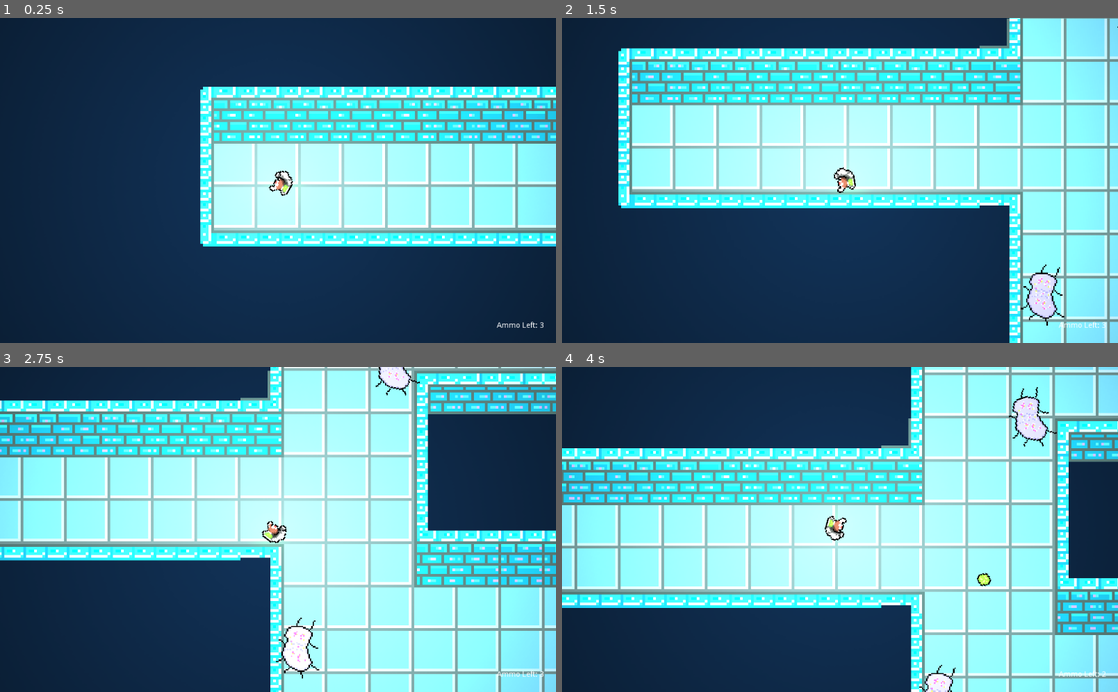
Above: before the commit, frames 1-4 (two rows, left to right).
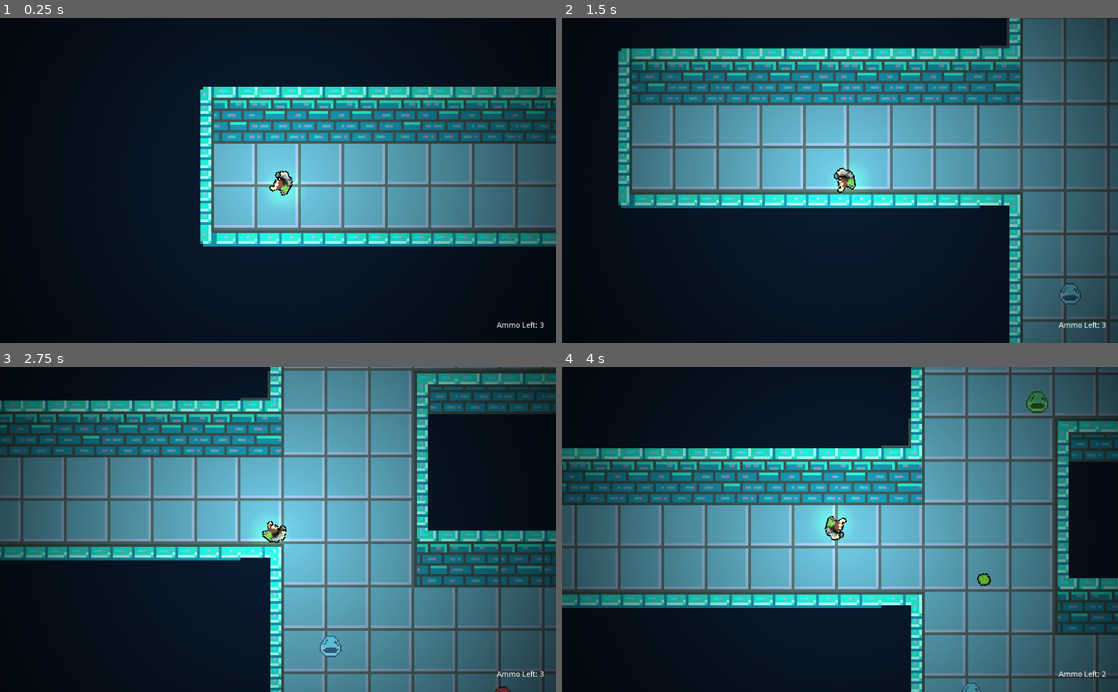
Above: after the commit, the same moments.

Repository: godofecht/Decomposition-Godofecht
Game: Godot game, scene res://World/World.tscn
Two runs of this game, one before a commit and one after it. Both use one fixed random seed, a clock stepped at 60 frames per second and the inputs below.
Inputs (mouse positions are in pixels of both pictures, inside the frame that each line leads up to):
- Up to frame 1 (0.25 s): no input
- Up to frame 2 (1.5 s): tap Enter at 0.5 s; move the mouse to (962, 164) at 0.52 s; hold Right 0.53-1.28 s; hold S (KEY_DOWN) 0.53-1.28 s; move the mouse to (728, 196) at 1.27 s; hold Down from 1.28 s (still down); tap A (KEY_LEFT) at 1.35 s
- Up to frame 3 (2.75 s): move the mouse to (333, 458) at 2.02 s; release Down at 2.03 s; hold Right from 2.03 s (still down); hold D (KEY_RIGHT) from 2.03 s (still down)
- Up to frame 4 (4 s): move the mouse to (812, 594) at 2.77 s; release Right at 2.78 s; release D (KEY_RIGHT) at 2.78 s; hold Up 2.78-3.53 s; tap W (KEY_UP) at 2.85 s; move the mouse to (1006, 578) at 3.52 s; hold Left from 3.53 s (still down); click (1006, 578) at 3.6 s

The runs differ from the first frame. In frame 1, 100% of the frame differs, in the area x 0-100%, y 0-100%; in frame 2, 100%; in frame 3, 100%; in frame 4, 100%.

Commit message:
changed bacteria sprites

Diff:
--- a/Bacteria/Bacteria.gd
+++ b/Bacteria/Bacteria.gd
@@ -14,6 +14,9 @@
 onready var CrystalDropSFX = $"../CrystalDropSFX"
 
 var dead = false
+
+func _integrate_forces(state):
+	inertia = 1000000
 
 func _ready() -> void:
 	var impulseForce = 25
--- a/Bacteria/Bacteria.tscn
+++ b/Bacteria/Bacteria.tscn
@@ -1,17 +1,22 @@
-[gd_scene load_steps=9 format=2]
+[gd_scene load_steps=10 format=2]
 
 [ext_resource path="res://Bacteria/Bacteria.gd" type="Script" id=1]
 [ext_resource path="res://Bacteria/SFX/Enemy - Vocal 1.ogg" type="AudioStream" id=2]
 [ext_resource path="res://Bacteria/SFX/Enemy - Bullet Hit.ogg" type="AudioStream" id=3]
 [ext_resource path="res://Bacteria/SFX/Enemy - Break Apart.ogg" type="AudioStream" id=4]
-[ext_resource path="res://Bacteria/bacteria.png" type="Texture" id=5]
+[ext_resource path="res://Bacteria/Slimes.png" type="Texture" id=5]
 
-[sub_resource type="RectangleShape2D" id=1]
-extents = Vector2( 0.50613, 0.485907 )
+[sub_resource type="PhysicsMaterial" id=5]
+friction = 200.0
+rough = true
+bounce = 1.0
+
+[sub_resource type="CircleShape2D" id=4]
+radius = 0.493964
 
 [sub_resource type="CapsuleShape2D" id=2]
-radius = 0.019449
-height = 0.0431613
+radius = 0.0282473
+height = 0.00549048
 
 [sub_resource type="Animation" id=3]
 resource_name = "Death"
@@ -34,17 +39,22 @@
 [node name="Enemy" type="RigidBody2D"]
 collision_layer = 4
 collision_mask = 15
+physics_material_override = SubResource( 5 )
+linear_damp = 2.0
+angular_damp = 1.0
 script = ExtResource( 1 )
 
 [node name="Sprite" type="Sprite" parent="."]
 position = Vector2( 1.03317, 0.966829 )
 texture = ExtResource( 5 )
-hframes = 2
+vframes = 4
+hframes = 4
+frame = 13
 
 [node name="Collision" type="CollisionShape2D" parent="."]
 position = Vector2( 0.0649073, -0.34737 )
 scale = Vector2( 20, 20 )
-shape = SubResource( 1 )
+shape = SubResource( 4 )
 
 [node name="ImpactArea" type="Area2D" parent="."]
 scale = Vector2( 20, 20 )
--- a/World/World.tscn
+++ b/World/World.tscn
@@ -1,86 +1,73 @@
-[gd_scene load_steps=75 format=2]
+[gd_scene load_steps=80 format=2]
 
 [ext_resource path="res://Player/Player.tscn" type="PackedScene" id=1]
 [ext_resource path="res://World/Cell_wall.png" type="Texture" id=2]
 [ext_resource path="res://Shader/Rectangle 1.png" type="Texture" id=3]
-[ext_resource path="res://World/BackgroundSounds/Ambience 1.wav" type="AudioStream" id=4]
 [ext_resource path="res://Bacteria/Bacteria.tscn" type="PackedScene" id=5]
 [ext_resource path="res://World/World.gd" type="Script" id=6]
 [ext_resource path="res://World/BackgroundSounds/Music 1.wav" type="AudioStream" id=7]
 [ext_resource path="res://Crystal/Enemy - Drop Crystal.ogg" type="AudioStream" id=10]
 
-[sub_resource type="OccluderPolygon2D" id=49]
-polygon = PoolVector2Array( 0, 0, 16, 0, 16, 16, 0, 16 )
-
-[sub_resource type="ConvexPolygonShape2D" id=7]
-points = PoolVector2Array( 0, 0, 16, 0, 16, 16, 0, 16 )
-
-[sub_resource type="OccluderPolygon2D" id=50]
+[sub_resource type="OccluderPolygon2D" id=1]
+polygon = PoolVector2Array( 0, 0, 16, 0, 16, 16, 0, 16 )
+
+[sub_resource type="ConvexPolygonShape2D" id=2]
+points = PoolVector2Array( 0, 0, 16, 0, 16, 16, 0, 16 )
+
+[sub_resource type="OccluderPolygon2D" id=3]
+polygon = PoolVector2Array( 0, 0, 16, 0, 16, 16, 0, 16 )
+
+[sub_resource type="ConvexPolygonShape2D" id=4]
+points = PoolVector2Array( 0, 0, 16, 0, 16, 16, 0, 16 )
+
+[sub_resource type="OccluderPolygon2D" id=5]
+polygon = PoolVector2Array( 0, 0, 16, 0, 16, 16, 0, 16 )
+
+[sub_resource type="ConvexPolygonShape2D" id=6]
+points = PoolVector2Array( 0, 0, 16, 0, 16, 16, 0, 16 )
+
+[sub_resource type="OccluderPolygon2D" id=7]
 polygon = PoolVector2Array( 0, 0, 16, 0, 16, 16, 0, 16 )
 
 [sub_resource type="ConvexPolygonShape2D" id=8]
 points = PoolVector2Array( 0, 0, 16, 0, 16, 16, 0, 16 )
 
-[sub_resource type="OccluderPolygon2D" id=51]
-polygon = PoolVector2Array( 0, 0, 16, 0, 16, 16, 0, 16 )
-
-[sub_resource type="ConvexPolygonShape2D" id=9]
-points = PoolVector2Array( 0, 0, 16, 0, 16, 16, 0, 16 )
-
-[sub_resource type="OccluderPolygon2D" id=52]
+[sub_resource type="OccluderPolygon2D" id=9]
 polygon = PoolVector2Array( 0, 0, 16, 0, 16, 16, 0, 16 )
 
 [sub_resource type="ConvexPolygonShape2D" id=10]
 points = PoolVector2Array( 0, 0, 16, 0, 16, 16, 0, 16 )
 
-[sub_resource type="OccluderPolygon2D" id=53]
-polygon = PoolVector2Array( 0, 0, 16, 0, 16, 16, 0, 16 )
-
 [sub_resource type="ConvexPolygonShape2D" id=11]
 points = PoolVector2Array( 0, 0, 16, 0, 16, 16, 0, 16 )
 
-[sub_resource type="ConvexPolygonShape2D" id=23]
-points = PoolVector2Array( 0, 0, 16, 0, 16, 16, 0, 16 )
-
-[sub_resource type="OccluderPolygon2D" id=54]
+[sub_resource type="OccluderPolygon2D" id=12]
 polygon = PoolVector2Array( 0, 0, 16, 0, 16, 16, 0, 16 )
 
 [sub_resource type="ConvexPolygonShape2D" id=13]
 points = PoolVector2Array( 0, 0, 16, 0, 16, 16, 0, 16 )
 
-[sub_resource type="OccluderPolygon2D" id=55]
-polygon = PoolVector2Array( 0, 0, 16, 0, 16, 16, 0, 16 )
-
-[sub_resource type="ConvexPolygonShape2D" id=14]
-points = PoolVector2Array( 0, 0, 16, 0, 16, 16, 0, 16 )
-
-[sub_resource type="NavigationPolygon" id=15]
-vertices = PoolVector2Array( 0, 0, 16, 0, 16, 16, 0, 16 )
-polygons = [ PoolIntArray( 0, 1, 2, 3 ) ]
+[sub_resource type="OccluderPolygon2D" id=14]
+polygon = PoolVector2Array( 0, 0, 16, 0, 16, 16, 0, 16 )
+
+[sub_resource type="ConvexPolygonShape2D" id=15]
+points = PoolVector2Array( 0, 0, 16, 0, 16, 16, 0, 16 )
 
 [sub_resource type="NavigationPolygon" id=16]
 vertices = PoolVector2Array( 0, 0, 16, 0, 16, 16, 0, 16 )
 polygons = [ PoolIntArray( 0, 1, 2, 3 ) ]
 
-[sub_resource type="OccluderPolygon2D" id=56]
-polygon = PoolVector2Array( 0, 0, 16, 0, 16, 16, 0, 16 )
-
-[sub_resource type="ConvexPolygonShape2D" id=17]
-points = PoolVector2Array( 0, 0, 16, 0, 16, 16, 0, 16 )
-
-[sub_resource type="OccluderPolygon2D" id=57]
-polygon = PoolVector2Array( 0, 0, 16, 0, 16, 16, 0, 16 )
-
-[sub_resource type="ConvexPolygonShape2D" id=18]
-points = PoolVector2Array( 0, 0, 16, 0, 16, 16, 0, 16 )
+[sub_resource type="NavigationPolygon" id=17]
+vertices = PoolVector2Array( 0, 0, 16, 0, 16, 16, 0, 16 )
+polygons = [ PoolIntArray( 0, 1, 2, 3 ) ]
+
+[sub_resource type="OccluderPolygon2D" id=18]
+polygon = PoolVector2Array( 0, 0, 16, 0, 16, 16, 0, 16 )
 
 [sub_resource type="ConvexPolygonShape2D" id=19]
 points = PoolVector2Array( 0, 0, 16, 0, 16, 16, 0, 16 )
 
-[sub_resource type="ConvexPolygonShape2D" id=20]
-points = PoolVector2Array( 0, 0, 16, 0, 16, 16, 0, 16 )
-
-[sub_resource type="OccluderPolygon2D" id=58]
+[sub_resource type="OccluderPolygon2D" id=20]
 polygon = PoolVector2Array( 0, 0, 16, 0, 16, 16, 0, 16 )
 
 [sub_resource type="ConvexPolygonShape2D" id=21]
@@ -89,124 +76,136 @@
 [sub_resource type="ConvexPolygonShape2D" id=22]
 points = PoolVector2Array( 0, 0, 16, 0, 16, 16, 0, 16 )
 
-[sub_resource type="ConvexPolygonShape2D" id=24]
-points = PoolVector2Array( 0, 0, 16, 0, 16, 16, 0, 16 )
-
-[sub_resource type="OccluderPolygon2D" id=59]
+[sub_resource type="ConvexPolygonShape2D" id=23]
+points = PoolVector2Array( 0, 0, 16, 0, 16, 16, 0, 16 )
+
+[sub_resource type="OccluderPolygon2D" id=24]
 polygon = PoolVector2Array( 0, 0, 16, 0, 16, 16, 0, 16 )
 
 [sub_resource type="ConvexPolygonShape2D" id=25]
 points = PoolVector2Array( 0, 0, 16, 0, 16, 16, 0, 16 )
 
-[sub_resource type="OccluderPolygon2D" id=60]
-polygon = PoolVector2Array( 0, 0, 16, 0, 16, 16, 0, 16 )
-
 [sub_resource type="ConvexPolygonShape2D" id=26]
 points = PoolVector2Array( 0, 0, 16, 0, 16, 16, 0, 16 )
 
-[sub_resource type="OccluderPolygon2D" id=61]
-polygon = PoolVector2Array( 0, 0, 16, 0, 16, 16, 0, 16 )
-
 [sub_resource type="ConvexPolygonShape2D" id=27]
 points = PoolVector2Array( 0, 0, 16, 0, 16, 16, 0, 16 )
 
-[sub_resource type="OccluderPolygon2D" id=62]
-polygon = PoolVector2Array( 0, 0, 16, 0, 16, 16, 0, 16 )
-
-[sub_resource type="ConvexPolygonShape2D" id=28]
-points = PoolVector2Array( 0, 0, 16, 0, 16, 16, 0, 16 )
+[sub_resource type="OccluderPolygon2D" id=28]
+polygon = PoolVector2Array( 0, 0, 16, 0, 16, 16, 0, 16 )
 
 [sub_resource type="ConvexPolygonShape2D" id=29]
 points = PoolVector2Array( 0, 0, 16, 0, 16, 16, 0, 16 )
 
-[sub_resource type="ConvexPolygonShape2D" id=30]
-points = PoolVector2Array( 0, 0, 16, 0, 16, 16, 0, 16 )
+[sub_resource type="OccluderPolygon2D" id=30]
+polygon = PoolVector2Array( 0, 0, 16, 0, 16, 16, 0, 16 )
 
 [sub_resource type="ConvexPolygonShape2D" id=31]
+points = PoolVector2Array( 0, 0, 16, 0, 16, 16, 0, 16 )
+
+[sub_resource type="OccluderPolygon2D" id=32]
+polygon = PoolVector2Array( 0, 0, 16, 0, 16, 16, 0, 16 )
+
+[sub_resource type="ConvexPolygonShape2D" id=33]
+points = PoolVector2Array( 0, 0, 16, 0, 16, 16, 0, 16 )
+
+[sub_resource type="OccluderPolygon2D" id=34]
+polygon = PoolVector2Array( 0, 0, 16, 0, 16, 16, 0, 16 )
+
+[sub_resource type="ConvexPolygonShape2D" id=35]
+points = PoolVector2Array( 0, 0, 16, 0, 16, 16, 0, 16 )
+
+[sub_resource type="ConvexPolygonShape2D" id=36]
+points = PoolVector2Array( 0, 0, 16, 0, 16, 16, 0, 16 )
+
+[sub_resource type="ConvexPolygonShape2D" id=37]
+points = PoolVector2Array( 0, 0, 16, 0, 16, 16, 0, 16 )
+
+[sub_resource type="ConvexPolygonShape2D" id=38]
 points = PoolVector2Array( 5.47266, 0.123627, 5.60246, 10.4436, 15.9224, 10.4436, 15.9224, 15.7009, 0.085495, 15.7009, -0.109222, 0.0587234 )
 
-[sub_resource type="ConvexPolygonShape2D" id=32]
+[sub_resource type="ConvexPolygonShape2D" id=39]
 points = PoolVector2Array( 0.148773, 10.2489, 10.4038, 10.1191, 10.4688, 0.0587234, 15.8559, -0.00618362, 15.9208, 16.0904, 0.0189667, 15.8956 )
 
+[sub_resource type="ConvexPolygonShape2D" id=40]
+points = PoolVector2Array( 16, 0, 16, 16, 10.4077, 15.8625, 10.5199, -0.175941 )
+
+[sub_resource type="ConvexPolygonShape2D" id=41]
+points = PoolVector2Array( 5.60246, 0.0270786, 5.60246, 15.864, -0.0443115, 15.9289, 0.0205994, -0.0378284 )
+
+[sub_resource type="ConvexPolygonShape2D" id=42]
+points = PoolVector2Array( 0.0522461, 10.3138, 15.9541, 10.2489, 15.9541, 15.8307, -0.0126648, 15.9606 )
+
+[sub_resource type="OccluderPolygon2D" id=43]
+polygon = PoolVector2Array( 0, 0, 16, 0, 16, 16, 0, 16 )
+
+[sub_resource type="ConvexPolygonShape2D" id=44]
+points = PoolVector2Array( 0, 0, 16, 0, 16, 16, 0, 16 )
+
+[sub_resource type="ConvexPolygonShape2D" id=45]
+points = PoolVector2Array( 0, 0, 16, 0, 16, 16, 0, 16 )
+
+[sub_resource type="OccluderPolygon2D" id=46]
+polygon = PoolVector2Array( 0, 0, 16, 0, 16, 16, 0, 16 )
+
+[sub_resource type="ConvexPolygonShape2D" id=47]
+points = PoolVector2Array( 0, 0, 16, 0, 16, 16, 0, 16 )
+
+[sub_resource type="ConvexPolygonShape2D" id=48]
+points = PoolVector2Array( 0, 0, 16, 0, 16, 16, 0, 16 )
+
+[sub_resource type="ConvexPolygonShape2D" id=49]
+points = PoolVector2Array( 0, 0, 16, 0, 16, 16, 0, 16 )
+
+[sub_resource type="ConvexPolygonShape2D" id=50]
+points = PoolVector2Array( 0, 0, 16, 0, 16, 16, 0, 16 )
+
+[sub_resource type="ConvexPolygonShape2D" id=51]
+points = PoolVector2Array( 0, 0, 16, 0, 16, 16, 0, 16 )
+
+[sub_resource type="ConvexPolygonShape2D" id=52]
+points = PoolVector2Array( 0, 0, 16, 0, 16, 16, 0, 16 )
+
+[sub_resource type="ConvexPolygonShape2D" id=53]
+points = PoolVector2Array( 0, 0, 16, 0, 16, 16, 0, 16 )
+
+[sub_resource type="ConvexPolygonShape2D" id=54]
+points = PoolVector2Array( 0, 0, 16, 0, 16, 16, 0, 16 )
+
+[sub_resource type="ConvexPolygonShape2D" id=55]
+points = PoolVector2Array( 0, 0, 16, 0, 16, 16, 0, 16 )
+
+[sub_resource type="ConvexPolygonShape2D" id=56]
+points = PoolVector2Array( 0, 0, 16, 0, 16, 16, 0, 16 )
+
+[sub_resource type="ConvexPolygonShape2D" id=57]
+points = PoolVector2Array( 0, 0, 16, 0, 16, 16, 0, 16 )
+
+[sub_resource type="ConvexPolygonShape2D" id=58]
+points = PoolVector2Array( 0, 0, 16, 0, 16, 16, 0, 16 )
+
+[sub_resource type="ConvexPolygonShape2D" id=59]
+points = PoolVector2Array( 0, 0, 16, 0, 16, 16, 0, 16 )
+
+[sub_resource type="ConvexPolygonShape2D" id=60]
+points = PoolVector2Array( 0, 0, 16, 0, 16, 16, 0, 16 )
+
+[sub_resource type="ConvexPolygonShape2D" id=61]
+points = PoolVector2Array( 0, 0, 16, 0, 16, 16, 0, 16 )
+
+[sub_resource type="ConvexPolygonShape2D" id=62]
+points = PoolVector2Array( 0, 0, 16, 0, 16, 16, 0, 16 )
+
+[sub_resource type="ConvexPolygonShape2D" id=63]
+points = PoolVector2Array( 0, 0, 16, 0, 16, 16, 0, 16 )
+
+[sub_resource type="ConvexPolygonShape2D" id=64]
+points = PoolVector2Array( 0, 0, 16, 0, 16, 16, 0, 16 )
+
 [sub_resource type="ConvexPolygonShape2D" id=65]
-points = PoolVector2Array( 16, 0, 16, 16, 10.4077, 15.8625, 10.5199, -0.175941 )
-
-[sub_resource type="ConvexPolygonShape2D" id=33]
-points = PoolVector2Array( 5.60246, 0.0270786, 5.60246, 15.864, -0.0443115, 15.9289, 0.0205994, -0.0378284 )
-
-[sub_resource type="ConvexPolygonShape2D" id=34]
-points = PoolVector2Array( 0.0522461, 10.3138, 15.9541, 10.2489, 15.9541, 15.8307, -0.0126648, 15.9606 )
-
-[sub_resource type="OccluderPolygon2D" id=63]
-polygon = PoolVector2Array( 0, 0, 16, 0, 16, 16, 0, 16 )
-
-[sub_resource type="ConvexPolygonShape2D" id=35]
-points = PoolVector2Array( 0, 0, 16, 0, 16, 16, 0, 16 )
-
-[sub_resource type="ConvexPolygonShape2D" id=36]
-points = PoolVector2Array( 0, 0, 16, 0, 16, 16, 0, 16 )
-
-[sub_resource type="OccluderPolygon2D" id=64]
-polygon = PoolVector2Array( 0, 0, 16, 0, 16, 16, 0, 16 )
-
-[sub_resource type="ConvexPolygonShape2D" id=37]
-points = PoolVector2Array( 0, 0, 16, 0, 16, 16, 0, 16 )
-
-[sub_resource type="ConvexPolygonShape2D" id=38]
-points = PoolVector2Array( 0, 0, 16, 0, 16, 16, 0, 16 )
-
-[sub_resource type="ConvexPolygonShape2D" id=39]
-points = PoolVector2Array( 0, 0, 16, 0, 16, 16, 0, 16 )
-
-[sub_resource type="ConvexPolygonShape2D" id=40]
-points = PoolVector2Array( 0, 0, 16, 0, 16, 16, 0, 16 )
-
-[sub_resource type="ConvexPolygonShape2D" id=41]
-points = PoolVector2Array( 0, 0, 16, 0, 16, 16, 0, 16 )
-
-[sub_resource type="ConvexPolygonShape2D" id=42]
-points = PoolVector2Array( 0, 0, 16, 0, 16, 16, 0, 16 )
-
-[sub_resource type="ConvexPolygonShape2D" id=43]
-points = PoolVector2Array( 0, 0, 16, 0, 16, 16, 0, 16 )
-
-[sub_resource type="ConvexPolygonShape2D" id=44]
-points = PoolVector2Array( 0, 0, 16, 0, 16, 16, 0, 16 )
-
-[sub_resource type="ConvexPolygonShape2D" id=67]
-points = PoolVector2Array( 0, 0, 16, 0, 16, 16, 0, 16 )
-
-[sub_resource type="ConvexPolygonShape2D" id=45]
-points = PoolVector2Array( 0, 0, 16, 0, 16, 16, 0, 16 )
-
-[sub_resource type="ConvexPolygonShape2D" id=46]
-points = PoolVector2Array( 0, 0, 16, 0, 16, 16, 0, 16 )
-
-[sub_resource type="ConvexPolygonShape2D" id=47]
-points = PoolVector2Array( 0, 0, 16, 0, 16, 16, 0, 16 )
-
-[sub_resource type="ConvexPolygonShape2D" id=68]
-points = PoolVector2Array( 0, 0, 16, 0, 16, 16, 0, 16 )
-
-[sub_resource type="ConvexPolygonShape2D" id=48]
-points = PoolVector2Array( 0, 0, 16, 0, 16, 16, 0, 16 )
-
-[sub_resource type="ConvexPolygonShape2D" id=69]
-points = PoolVector2Array( 0, 0, 16, 0, 16, 16, 0, 16 )
-
-[sub_resource type="ConvexPolygonShape2D" id=70]
-points = PoolVector2Array( 0, 0, 16, 0, 16, 16, 0, 16 )
-
-[sub_resource type="ConvexPolygonShape2D" id=71]
-points = PoolVector2Array( 0, 0, 16, 0, 16, 16, 0, 16 )
-
-[sub_resource type="ConvexPolygonShape2D" id=72]
-points = PoolVector2Array( 0, 0, 16, 0, 16, 16, 0, 16 )
-
-[sub_resource type="ConvexPolygonShape2D" id=66]
-points = PoolVector2Array( 0, 0, 16, 0, 16, 16, 0, 16 )
-
-[sub_resource type="TileSet" id=5]
+points = PoolVector2Array( 0, 0, 16, 0, 16, 16, 0, 16 )
+
+[sub_resource type="TileSet" id=66]
 15/name = "Cell_wall.png 15"
 15/texture = ExtResource( 2 )
 15/tex_offset = Vector2( 0, 0 )
@@ -1227,17 +1226,125 @@
 72/navigation_offset = Vector2( 0, 0 )
 72/shape_offset = Vector2( 0, 0 )
 72/shape_transform = Transform2D( 1, 0, 0, 1, 0, 0 )
-72/shape = SubResource( 66 )
+72/shape = SubResource( 65 )
 72/shape_one_way = false
 72/shape_one_way_margin = 1.0
 72/shapes = [ {
 "autotile_coord": Vector2( 0, 0 ),
 "one_way": false,
 "one_way_margin": 1.0,
-"shape": SubResource( 66 ),
+"shape": SubResource( 65 ),
 "shape_transform": Transform2D( 1, 0, 0, 1, 0, 0 )
 } ]
 72/z_index = 0
+
+[sub_resource type="Animation" id=67]
+resource_name = "Death"
+length = 2.0
+tracks/0/type = "method"
+tracks/0/path = NodePath(".")
+tracks/0/interp = 1
+tracks/0/loop_wrap = true
+tracks/0/imported = false
+tracks/0/enabled = true
+tracks/0/keys = {
+"times": PoolRealArray( 1.7 ),
+"transitions": PoolRealArray( 1 ),
+"values": [ {
+"args": [  ],
+"method": "onDeathAnimationComplete"
+} ]
+}
+
+[sub_resource type="Animation" id=68]
+resource_name = "Death"
+length = 2.0
+tracks/0/type = "method"
+tracks/0/path = NodePath(".")
+tracks/0/interp = 1
+tracks/0/loop_wrap = true
+tracks/0/imported = false
+tracks/0/enabled = true
+tracks/0/keys = {
+"times": PoolRealArray( 1.7 ),
+"transitions": PoolRealArray( 1 ),
+"values": [ {
+"args": [  ],
+"method": "onDeathAnimationComplete"
+} ]
+}
+
+[sub_resource type="Animation" id=69]
+resource_name = "Death"
+length = 2.0
+tracks/0/type = "method"
+tracks/0/path = NodePath(".")
+tracks/0/interp = 1
+tracks/0/loop_wrap = true
+tracks/0/imported = false
+tracks/0/enabled = true
+tracks/0/keys = {
+"times": PoolRealArray( 1.7 ),
+"transitions": PoolRealArray( 1 ),
+"values": [ {
+"args": [  ],
+"method": "onDeathAnimationComplete"
+} ]
+}
+
+[sub_resource type="Animation" id=70]
+resource_name = "Death"
+length = 2.0
+tracks/0/type = "method"
+tracks/0/path = NodePath(".")
+tracks/0/interp = 1
+tracks/0/loop_wrap = true
+tracks/0/imported = false
+tracks/0/enabled = true
+tracks/0/keys = {
+"times": PoolRealArray( 1.7 ),
+"transitions": PoolRealArray( 1 ),
+"values": [ {
+"args": [  ],
+"method": "onDeathAnimationComplete"
+} ]
+}
+
+[sub_resource type="Animation" id=71]
+resource_name = "Death"
+length = 2.0
+tracks/0/type = "method"
+tracks/0/path = NodePath(".")
+tracks/0/interp = 1
+tracks/0/loop_wrap = true
+tracks/0/imported = false
+tracks/0/enabled = true
+tracks/0/keys = {
+"times": PoolRealArray( 1.7 ),
+"transitions": PoolRealArray( 1 ),
+"values": [ {
+"args": [  ],
+"method": "onDeathAnimationComplete"
+} ]
+}
+
+[sub_resource type="Animation" id=72]
+resource_name = "Death"
+length = 2.0
+tracks/0/type = "method"
+tracks/0/path = NodePath(".")
+tracks/0/interp = 1
+tracks/0/loop_wrap = true
+tracks/0/imported = false
+tracks/0/enabled = true
+tracks/0/keys = {
+"times": PoolRealArray( 1.7 ),
+"transitions": PoolRealArray( 1 ),
+"values": [ {
+"args": [  ],
+"method": "onDeathAnimationComplete"
+} ]
+}
 
 [node name="World" type="Node2D"]
 script = ExtResource( 6 )
@@ -1303,32 +1410,83 @@
 stream = ExtResource( 10 )
 
 [node name="CanvasModulate" type="CanvasModulate" parent="."]
-visible = false
 color = Color( 0, 0, 0, 1 )
 
 [node name="Enemy" parent="." instance=ExtResource( 5 )]
 position = Vector2( 395, -22.3 )
 
 [node name="Enemy2" parent="." instance=ExtResource( 5 )]
-position = Vector2( 368.4, 200.95 )
+position = Vector2( 364.987, 200.95 )
+
+[node name="Sprite" parent="Enemy2" index="0"]
+frame = 14
 
 [node name="Enemy3" parent="." instance=ExtResource( 5 )]
-position = Vector2( 579.937, -20.9342 )
+position = Vector2( 477.041, 228.821 )
+
+[node name="Sprite" parent="Enemy3" index="0"]
+frame = 12
+
+[node name="AnimationPlayer" parent="Enemy3" index="6"]
+anims/Death = SubResource( 67 )
 
 [node name="Enemy4" parent="." instance=ExtResource( 5 )]
-position = Vector2( 568.85, 403.3 )
+position = Vector2( 551.554, 176.492 )
+
+[node name="AnimationPlayer" parent="Enemy4" index="6"]
+anims/Death = SubResource( 68 )
 
 [node name="Enemy5" parent="." instance=ExtResource( 5 )]
-position = Vector2( 277.2, 370.05 )
+position = Vector2( 518.554, 404.492 )
+
+[node name="Sprite" parent="Enemy5" index="0"]
+frame = 14
+
+[node name="AnimationPlayer" parent="Enemy5" index="6"]
+anims/Death = SubResource( 69 )
 
 [node name="Enemy6" parent="." instance=ExtResource( 5 )]
-position = Vector2( 209.75, 409.95 )
+position = Vector2( 261.554, 444.492 )
+
+[node name="Sprite" parent="Enemy6" index="0"]
+frame = 14
+
+[node name="AnimationPlayer" parent="Enemy6" index="6"]
+anims/Death = SubResource( 70 )
+
+[node name="Enemy7" parent="." instance=ExtResource( 5 )]
+position = Vector2( 73.1327, 404.492 )
+
+[node name="Sprite" parent="Enemy7" index="0"]
+frame = 14
+
+[node name="AnimationPlayer" parent="Enemy7" index="6"]
+anims/Death = SubResource( 71 )
+
+[node name="Enemy8" parent="." instance=ExtResource( 5 )]
+position = Vector2( 96.2906, 662.386 )
+
+[node name="Sprite" parent="Enemy8" index="0"]
+frame = 14
+
+[node name="AnimationPlayer" parent="Enemy8" index="6"]
+anims/Death = SubResource( 72 )
 
 [node name="MusicBG" type="AudioStreamPlayer" parent="."]
 stream = ExtResource( 7 )
 autoplay = true
-
-[node name="AmbienceBG" type="AudioStreamPlayer" parent="."]
-stream = ExtResource( 4 )
-autoplay = true
 [connection signal="AmmoChange" from="Player" to="." method="_on_Player_AmmoChange"]
+
+[editable path="Enemy2"]
+
+[editable path="Enemy3"]
+
+[editable path="Enemy4"]
+
+[editable path="Enemy5"]
+
+[editable path="Enemy6"]
+
+[editable path="Enemy7"]
+
+[editable path="Enemy8"]
Binary file added: Bacteria/Slimes.png
Not shown, added: Bacteria/Slimes.png.import
Not shown: 47 places in World/World.tscn that only renumber resources
Not shown, changed: World/BackgroundSounds/Music 1.wav
